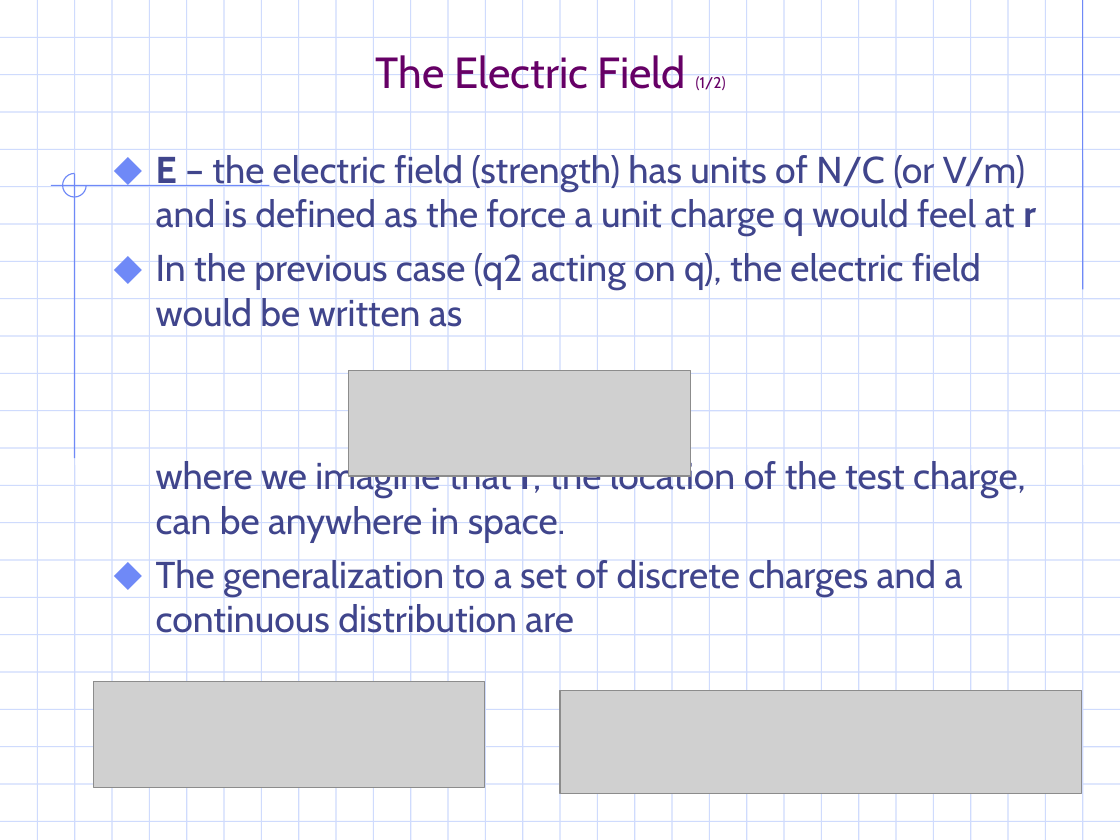
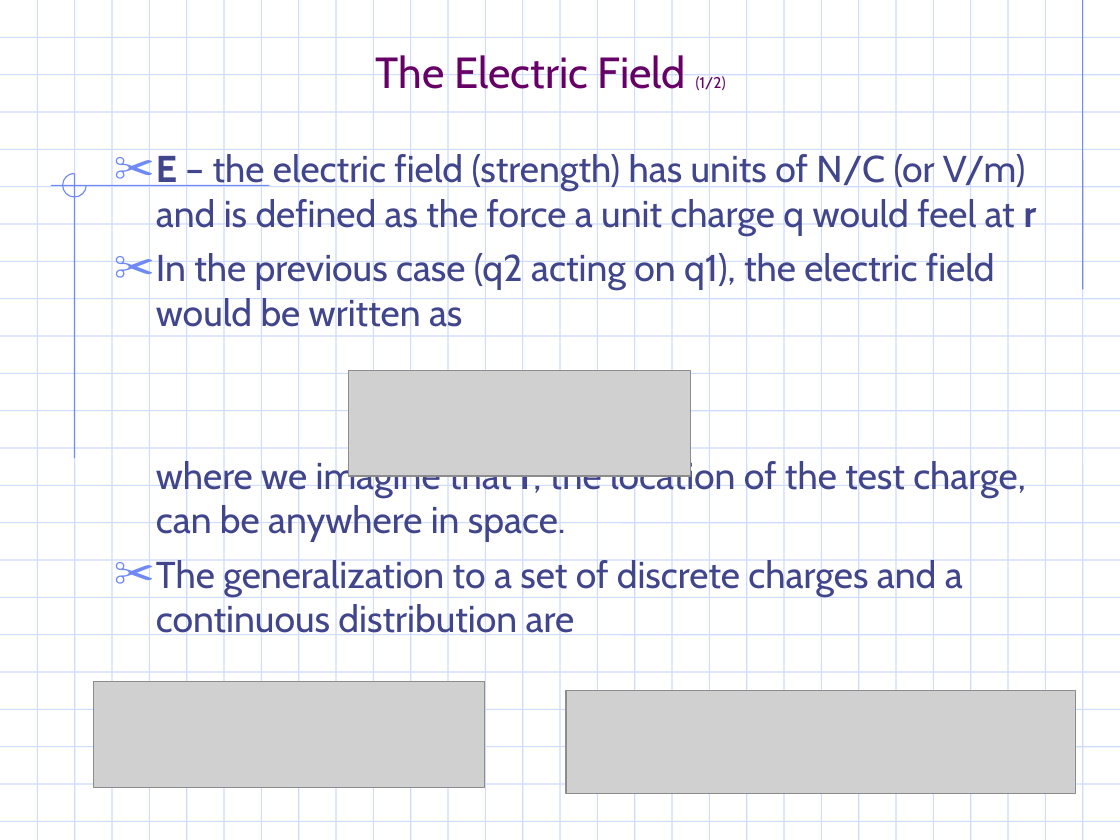
Before and after one commit to gravmath/Projects, a slide deck: slide 37 of PowerPoint/EM_notes.ppt (slide 34 before the commit). Drawn at 1120x840 pixels with LibreOffice and Linux fonts; fonts in the diff are those of the drawing; grey boxes stand for pictures; background and template pictures are left out. Boxes give left, top, right and bottom in pixels: in the first picture for what was removed or moved away, otherwise in the second. Text is boxed around its words. In the diff, an @@ line names an element or a change of style, - is before the commit and + after.

```diff
--- a/PowerPoint/EM_notes.ppt
+++ b/PowerPoint/EM_notes.ppt
@@ text at <box>156,151,1037,641</box>: bullet ⬥ to ✂ @@
@@ text at <box>156,250,995,335</box>: text changed @@
-⬥ In the previous case (q2 acting on q), the electric field would be written as
+✂ In the previous case (q2 acting on q1), the electric field would be written as
@@ picture: place and size @@
-picture at <box>560,691,1082,794</box>
+picture at <box>566,691,1075,794</box>
```
Also in this commit, not shown: 34 other slides changed, 8 slides added, 6 other files.
